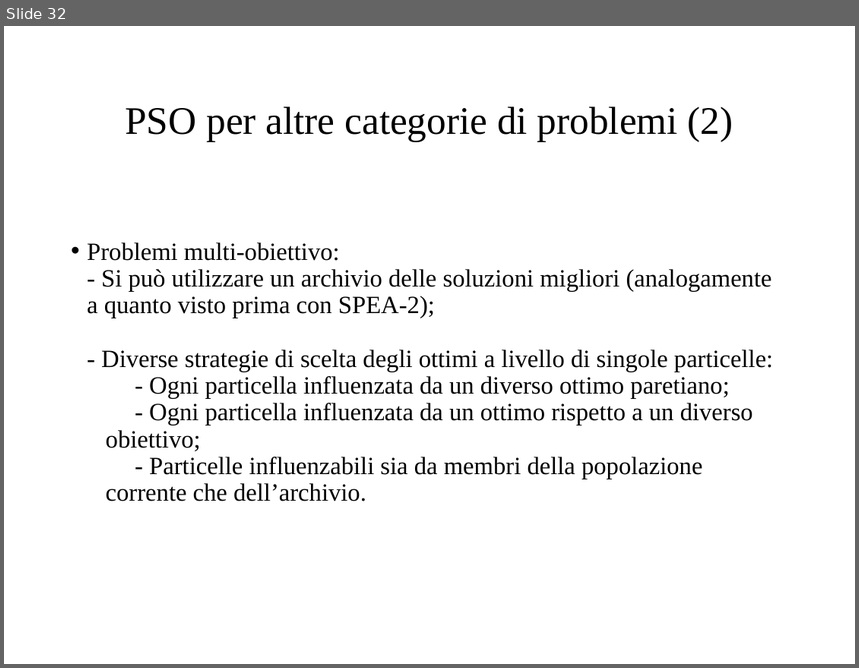
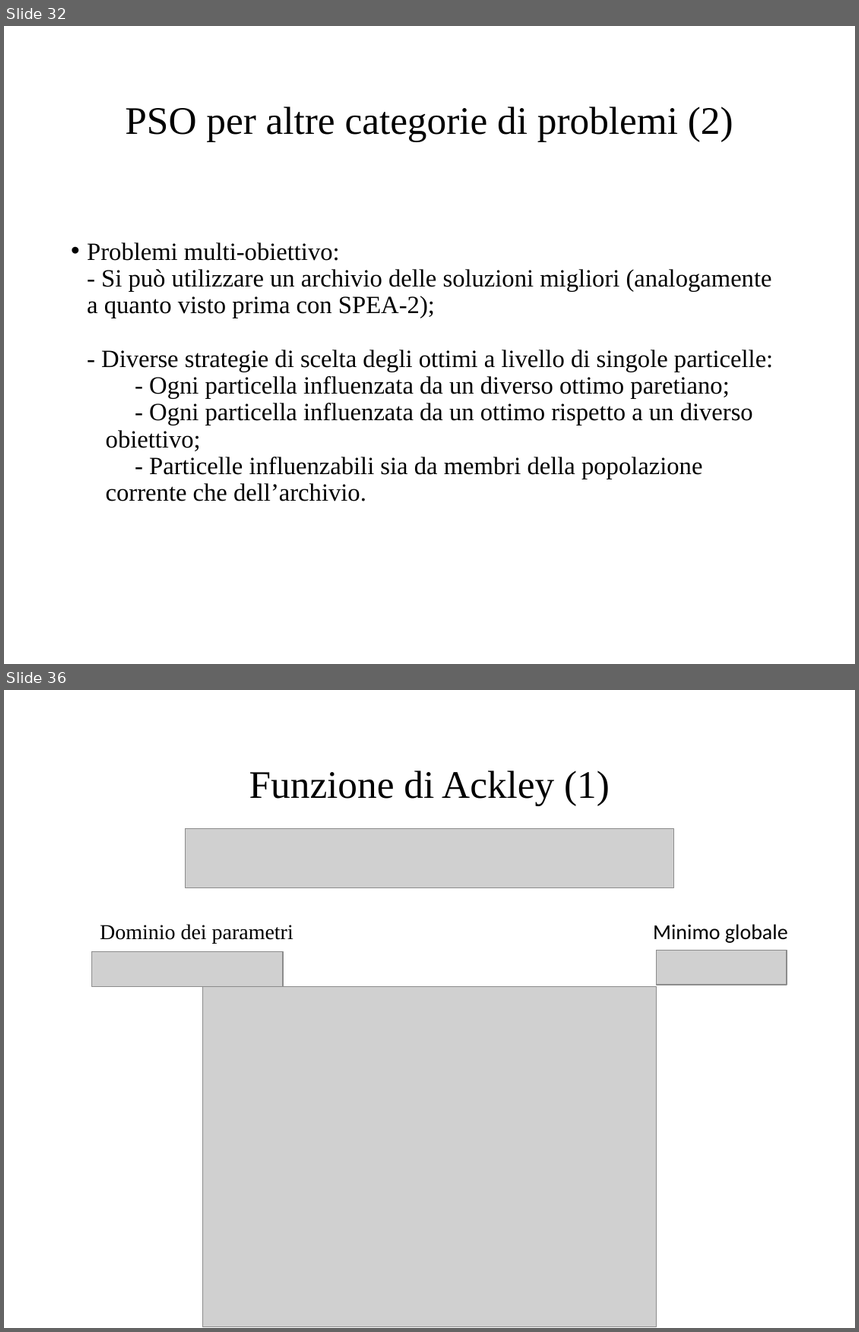
Before and after one commit to micferr/OptimizationProject, a slide deck: Presentation/Presentazione.pptx. Shown one above the other, each under a label of ours: slide 32 before the commit, slides 32 and 36 after it; the slides between them are not shown. The pictures are 859x668 and 859x1332 pixels, drawn with LibreOffice and Linux fonts; fonts in the diff are those of the drawing; grey boxes stand for pictures. Boxes give left, top, right and bottom in pixels: in the first picture for what was removed or moved away, otherwise in the second. Text is boxed around its words. In the diff, an @@ line names an element or a change of style, - is before the commit and + after.

```diff
--- a/Presentation/Presentazione.pptx
+++ b/Presentation/Presentazione.pptx
@@ slide 36 added at <box>4,690,855,1328</box>, background #FFFFFF @@
@@ title added at <box>249,771,610,806</box>, 33 pt, text #000000 @@
+Funzione di Ackley (1)
@@ picture added at <box>186,829,674,888</box> @@
@@ text added at <box>100,924,294,944</box>, 18 pt, text #000000 @@
+Dominio dei parametri
@@ text added at <box>653,924,788,943</box>, 18 pt, text #000000 @@
+Minimo globale
@@ picture added at <box>91,952,283,987</box> @@
@@ picture added at <box>657,951,787,986</box> @@
@@ picture added at <box>202,986,656,1327</box> @@
```
Also in this commit, not shown: 1 slide changed, 8 other slides added, 1 slide removed.
